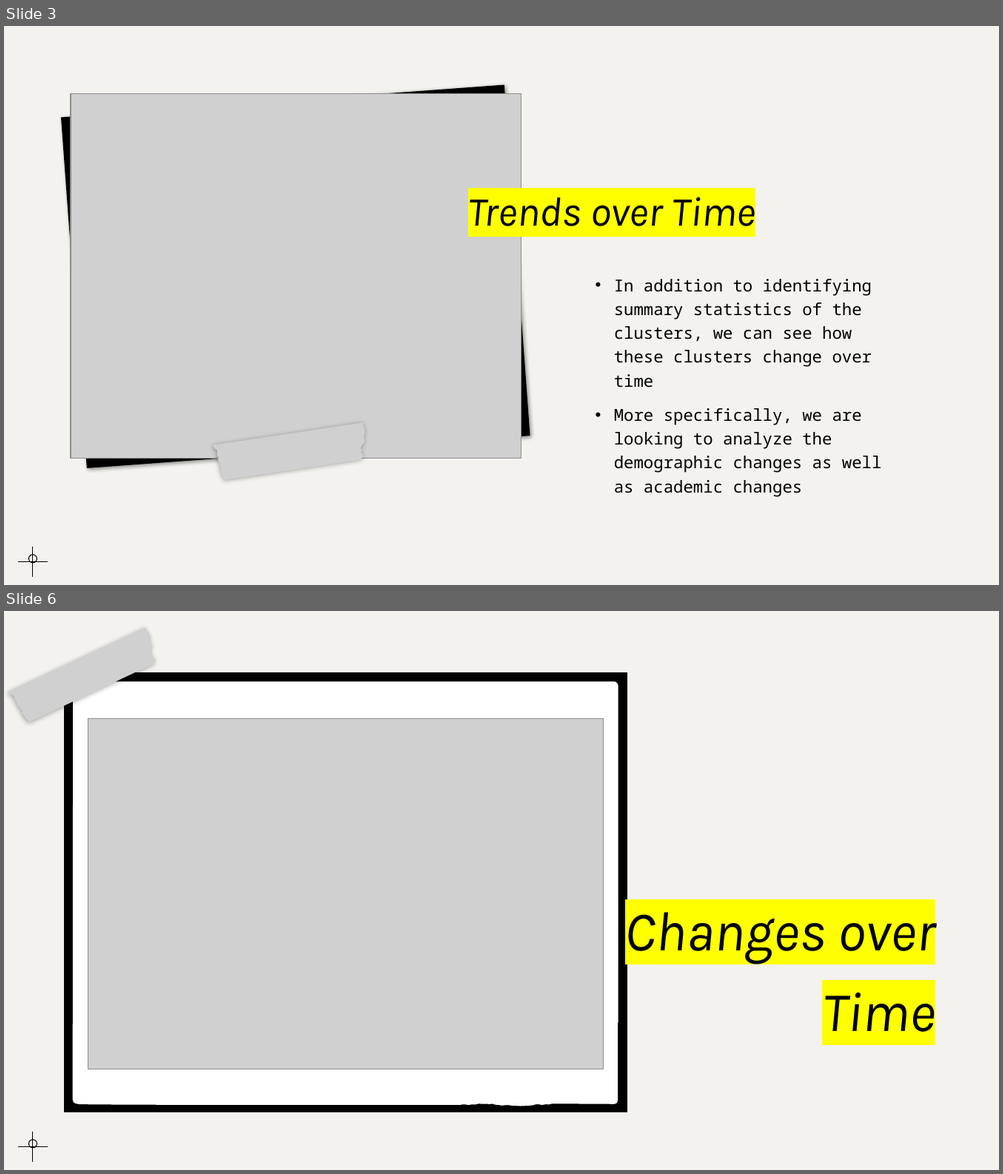
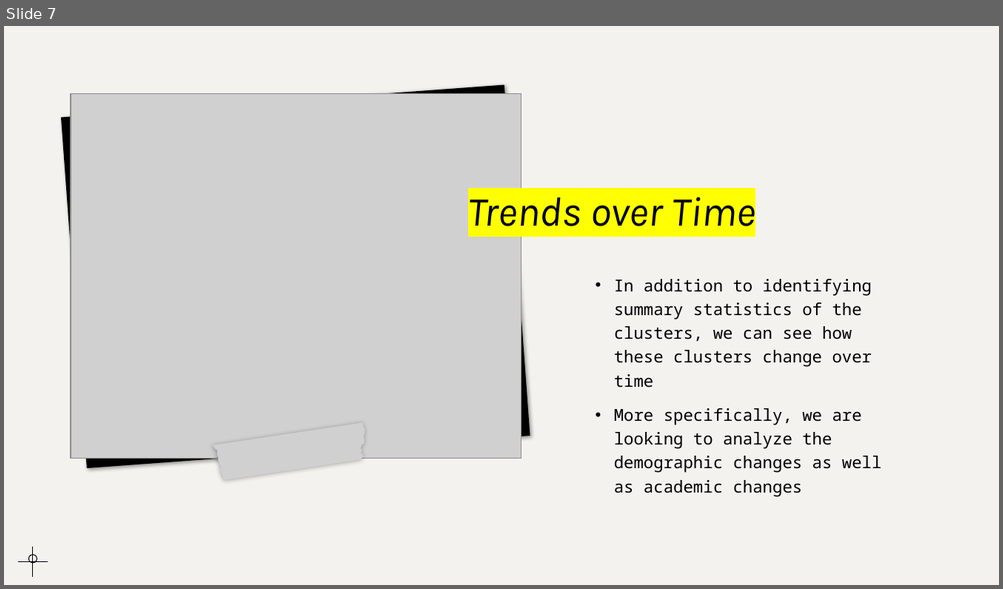
Before and after one commit to mkralis123/SoReMo, a slide deck: SoReMo.pptx. Shown one above the other, each under a label of ours: slides 3 and 6 before the commit, slide 7 after it; the slides between them are not shown. The pictures are 1003x1174 and 1003x589 pixels, drawn with LibreOffice and Linux fonts; fonts in the diff are those of the drawing; grey boxes stand for pictures. Boxes give left, top, right and bottom in pixels: in the first picture for what was removed or moved away, otherwise in the second. Text is boxed around its words. In the diff, an @@ line names an element or a change of style, - is before the commit and + after.

```diff
--- a/SoReMo.pptx
+++ b/SoReMo.pptx
@@ slide 6 removed at [4, 611, 999, 1170], background #F3F2EE @@
@@ picture removed at [8, 627, 162, 725] @@
@@ freeform shape removed at [64, 673, 627, 1113] @@
@@ freeform shape removed at [73, 681, 618, 1107] @@
@@ picture removed at [88, 718, 604, 1070] @@
@@ title removed at [625, 912, 935, 1032] @@
-Changes over Time
@@ ellipse removed at [28, 1140, 37, 1148] @@
@@ line removed from (33, 1162) to (33, 1133) @@
@@ line removed from (18, 1147) to (47, 1147) @@
@@ what was slide 3 is now slide 7 @@
```
Also in this commit, not shown: 2 slides changed, 9 slides added, 24 other files.
